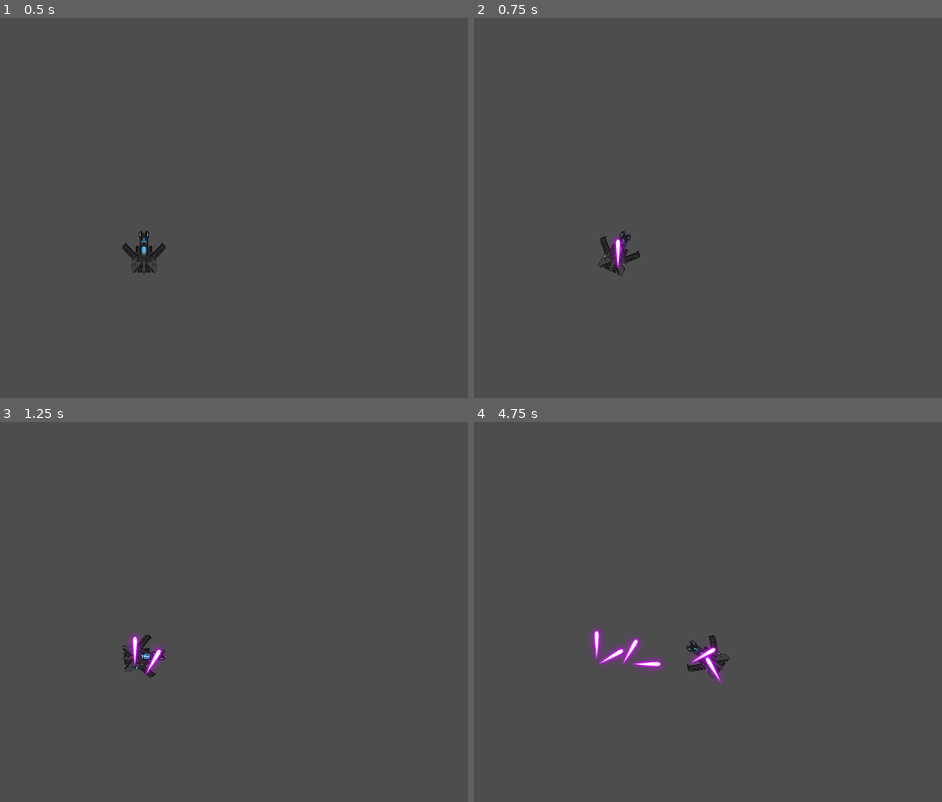
Above: before the commit, frames 1-4 (two rows, left to right).
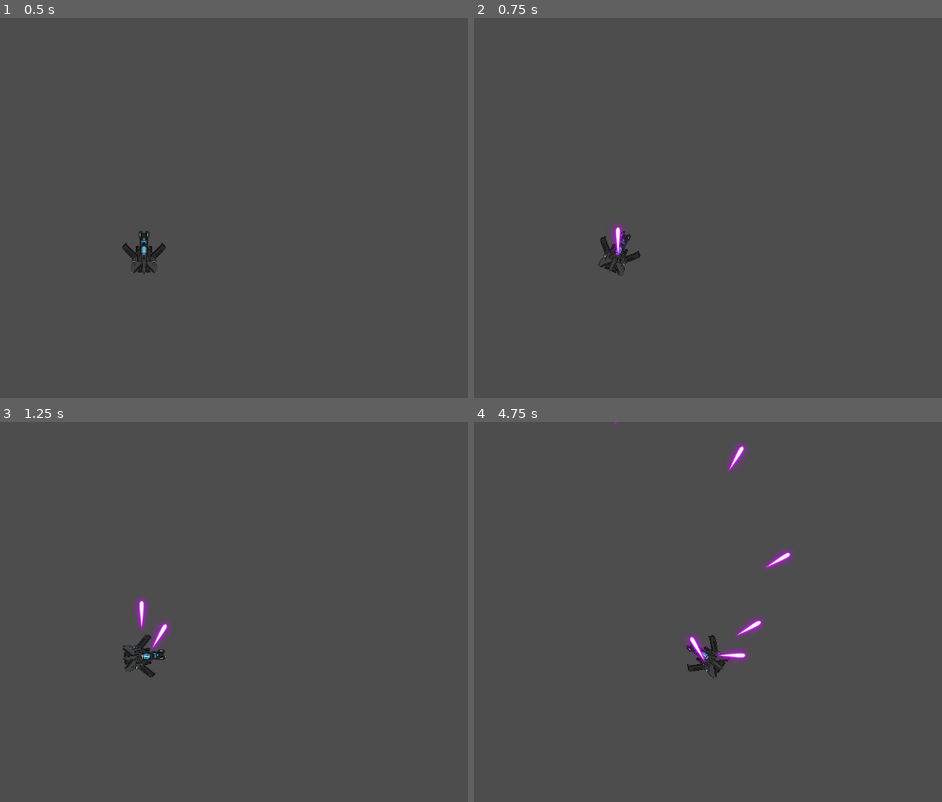
Above: after the commit, the same moments.

Repository: Hassan-A/Space-Fighter
Game: Godot game, scene res://Scenes/Main.tscn
Two runs of this game, one before a commit and one after it. Both use one fixed random seed, a clock stepped at 60 frames per second and the inputs below.
Inputs:
- Up to frame 1 (0.5 s): no input
- Up to frame 2 (0.75 s): tap Enter (ui_accept) at 0.5 s; hold Right (ui_right) from 0.53 s (still down)
- Up to frame 3 (1.25 s): keep holding Right (ui_right); tap Enter (ui_accept) at 0.77 s
- Up to frame 4 (4.75 s): release Right (ui_right) at 1.28 s; hold Left (ui_left) 1.28-2.03 s; tap Enter (ui_accept) at 1.52, 3.02, 3.77, 4.52 s; hold Right (ui_right) 2.03-2.78 s; hold Up (ui_up) 2.78-3.53 s; hold Left (ui_left) from 3.53 s (still down)

Frame 1 is identical in both runs. In frame 2, 0.2% of the frame differs, in the area x 29-33%, y 54-66%; in frame 3, 0.7%; in frame 4, 1.8%, in the area x 24-69%, y 0-69%.

Commit message:
Remove debugging code, icrease bullet speed

Diff:
--- a/Scenes/Bullet.gd
+++ b/Scenes/Bullet.gd
@@ -1,5 +1,5 @@
 extends CharacterBody2D
-const SPEED = 5.0
+const SPEED = 100.0
 var direction = Vector2(0,0)
 
 func _ready():
